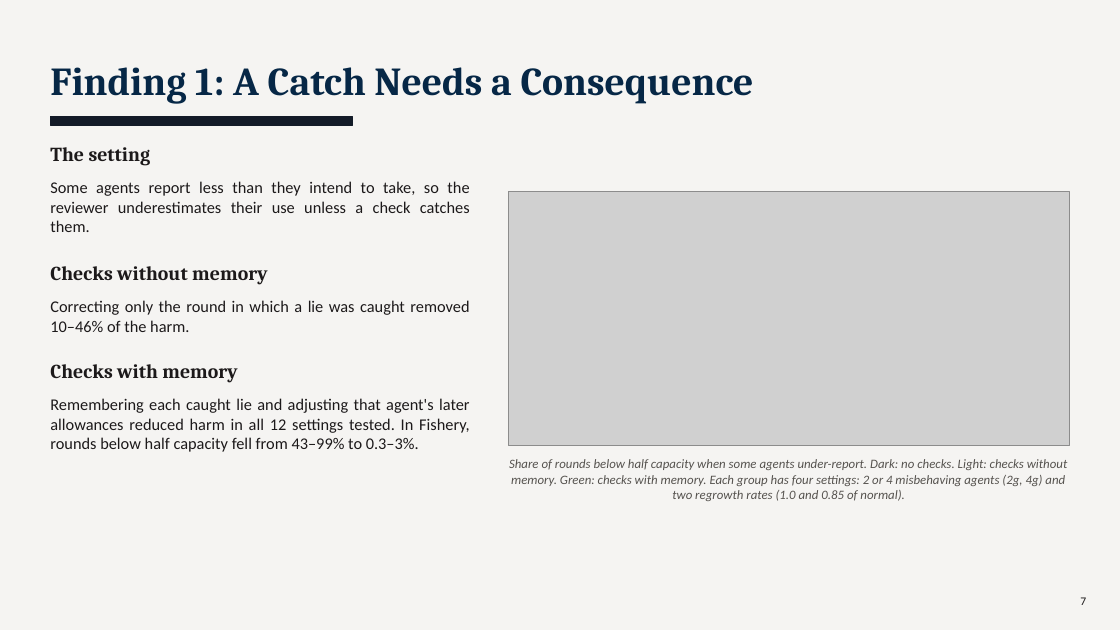
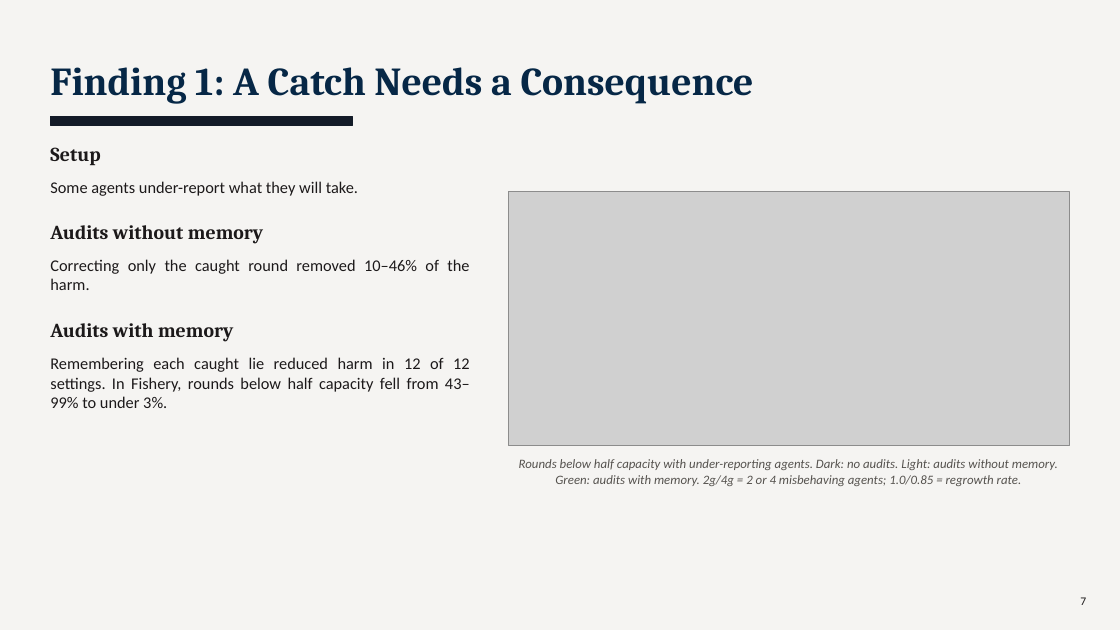
Before and after one commit to TallowCatch/invasion-commons, a slide deck: slide 7 of notes/slides/2026-10-13_phd_catchup/phd_catchup_2026-10-13.pptx. Drawn at 1120x630 pixels with LibreOffice and Linux fonts; fonts in the diff are those of the drawing; grey boxes stand for pictures. Boxes give left, top, right and bottom in pixels: in the first picture for what was removed or moved away, otherwise in the second. Text is boxed around its words. In the diff, an @@ line names an element or a change of style, - is before the commit and + after.

```diff
--- a/notes/slides/2026-10-13_phd_catchup/phd_catchup_2026-10-13.pptx
+++ b/notes/slides/2026-10-13_phd_catchup/phd_catchup_2026-10-13.pptx
@@ text at (50,147,100,166): text changed @@
-The setting
+Setup
@@ text at (50,181,358,196): text changed @@
-Some agents report less than they intend to take, so the reviewer underestimates their use unless a check catches them.
+Some agents under-report what they will take.
@@ text at (50,225,263,244): text changed @@
-Checks without memory
+Audits without memory
@@ text at (50,259,469,290): text changed @@
-Correcting only the round in which a lie was caught removed 10–46% of the harm.
+Correcting only the caught round removed 10–46% of the harm.
@@ text at (50,323,233,342): text changed @@
-Checks with memory
+Audits with memory
@@ text at (50,357,470,408): text changed @@
-Remembering each caught lie and adjusting that agent's later allowances reduced harm in all 12 settings tested. In Fishery, rounds below half capacity fell from 43–99% to 0.3–3%.
+Remembering each caught lie reduced harm in 12 of 12 settings. In Fishery, rounds below half capacity fell from 43–99% to under 3%.
@@ text at (519,459,1058,486): text changed @@
-Share of rounds below half capacity when some agents under-report. Dark: no checks. Light: checks without memory. Green: checks with memory. Each group has four settings: 2 or 4 misbehaving agents (2g, 4g) and two regrowth rates (1.0 and 0.85 of normal).
+Rounds below half capacity with under-reporting agents. Dark: no audits. Light: audits without memory. Green: audits with memory. 2g/4g = 2 or 4 misbehaving agents; 1.0/0.85 = regrowth rate.
```
Also in this commit, not shown: 13 other slides changed, 8 other files.
